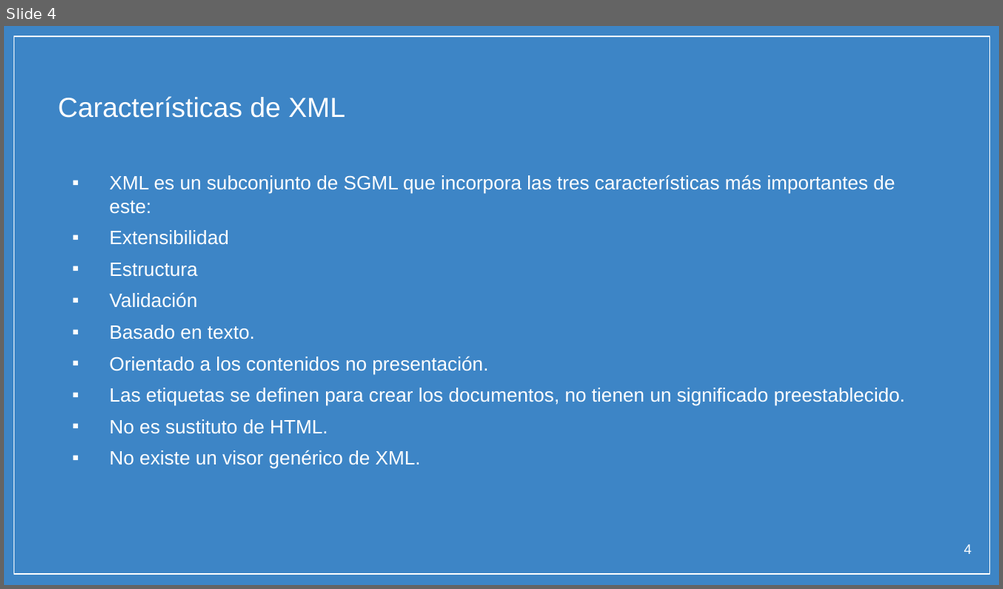
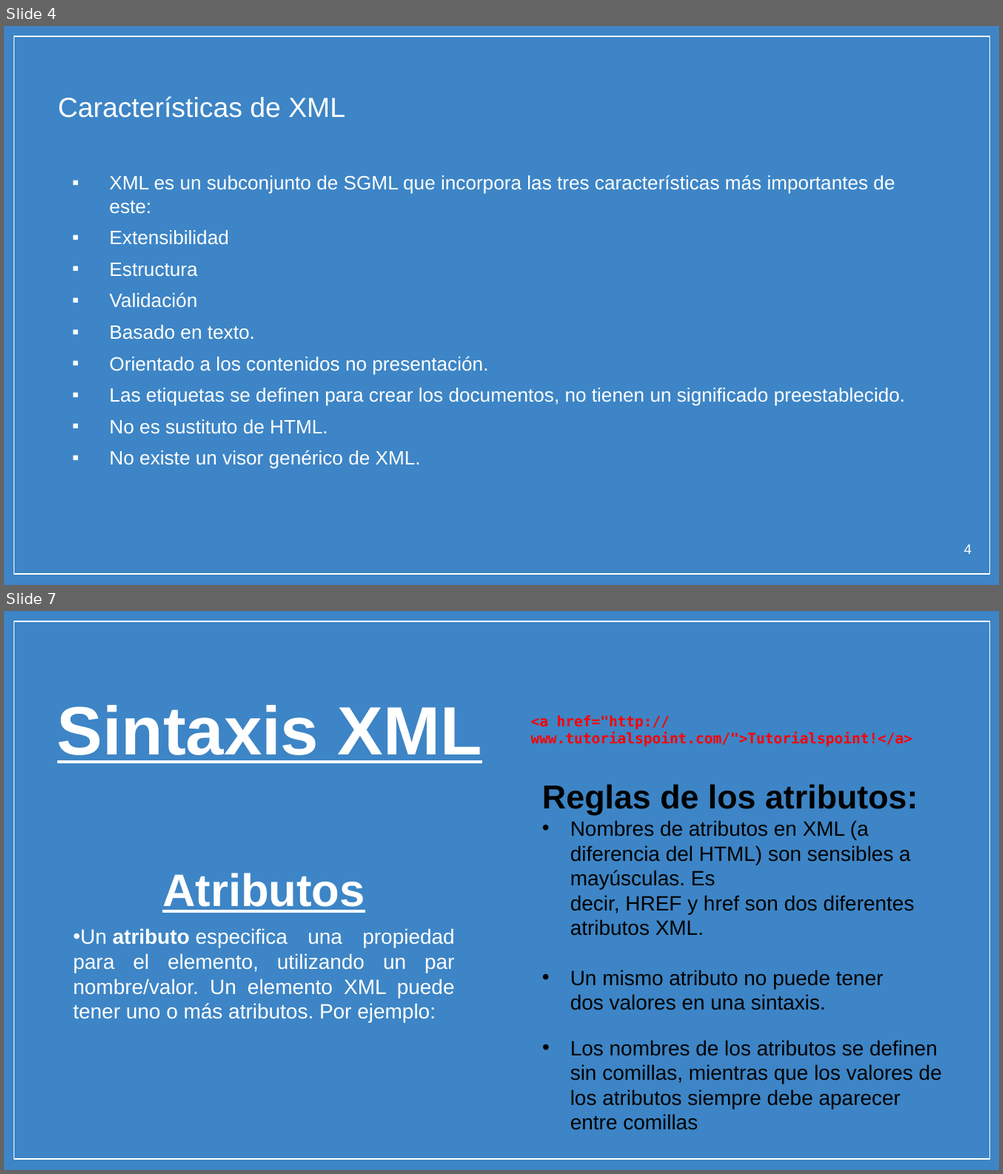
Before and after one commit to micarsan/DAW1-CSS_Avanzado, a slide deck: xml/XML QUE ES.pptx. Shown one above the other, each under a label of ours: slide 4 before the commit, slides 4 and 7 after it; the slides between them are not shown. The pictures are 1003x589 and 1003x1174 pixels, drawn with LibreOffice and Linux fonts; fonts in the diff are those of the drawing; background and template pictures are left out. Boxes give left, top, right and bottom in pixels: in the first picture for what was removed or moved away, otherwise in the second. Text is boxed around its words. In the diff, an @@ line names an element or a change of style, - is before the commit and + after.

```diff
--- a/xml/XML QUE ES.pptx
+++ b/xml/XML QUE ES.pptx
@@ slide 7 added at (x1=4, y1=611, x2=999, y2=1170), background picture (left out); not listed: 1 template element that a slide beside it also shows @@
@@ title added at (x1=57, y1=705, x2=482, y2=763), 49.5 pt, text #FFFFFF, bold, underline @@
+Sintaxis XML
@@ text added at (x1=531, y1=715, x2=913, y2=746), 10.5 pt, text #FF0000, bold @@
+<a href="http://www.tutorialspoint.com/">Tutorialspoint!</a>
@@ text added at (x1=542, y1=784, x2=918, y2=1011), 15 pt, text #000000 @@
+Reglas de los atributos:
+• Nombres de atributos en XML (a diferencia del HTML) son sensibles a mayúsculas. Es decir, HREF y href son dos diferentes atributos XML.
+• Un mismo atributo no puede tener dos valores en una sintaxis.
@@ subtitle added at (x1=73, y1=873, x2=455, y2=1022), 15 pt, text #FFFFFF @@
+Atributos
+• Un atributo especifica una propiedad para el elemento, utilizando un par nombre/valor. Un elemento XML puede tener uno o más atributos. Por ejemplo:
@@ text added at (x1=570, y1=1040, x2=942, y2=1130), 15 pt, text #000000 @@
+• Los nombres de los atributos se definen sin comillas, mientras que los valores de los atributos siempre debe aparecer entre comillas
```
Also in this commit, not shown: 2 other slides added, 1 other file.
